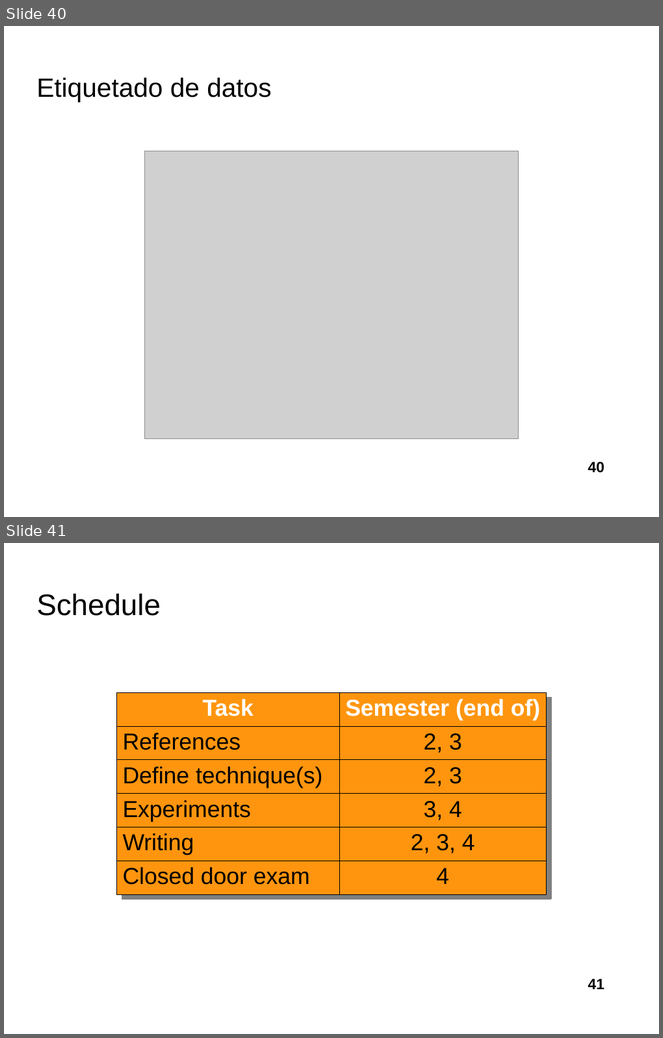
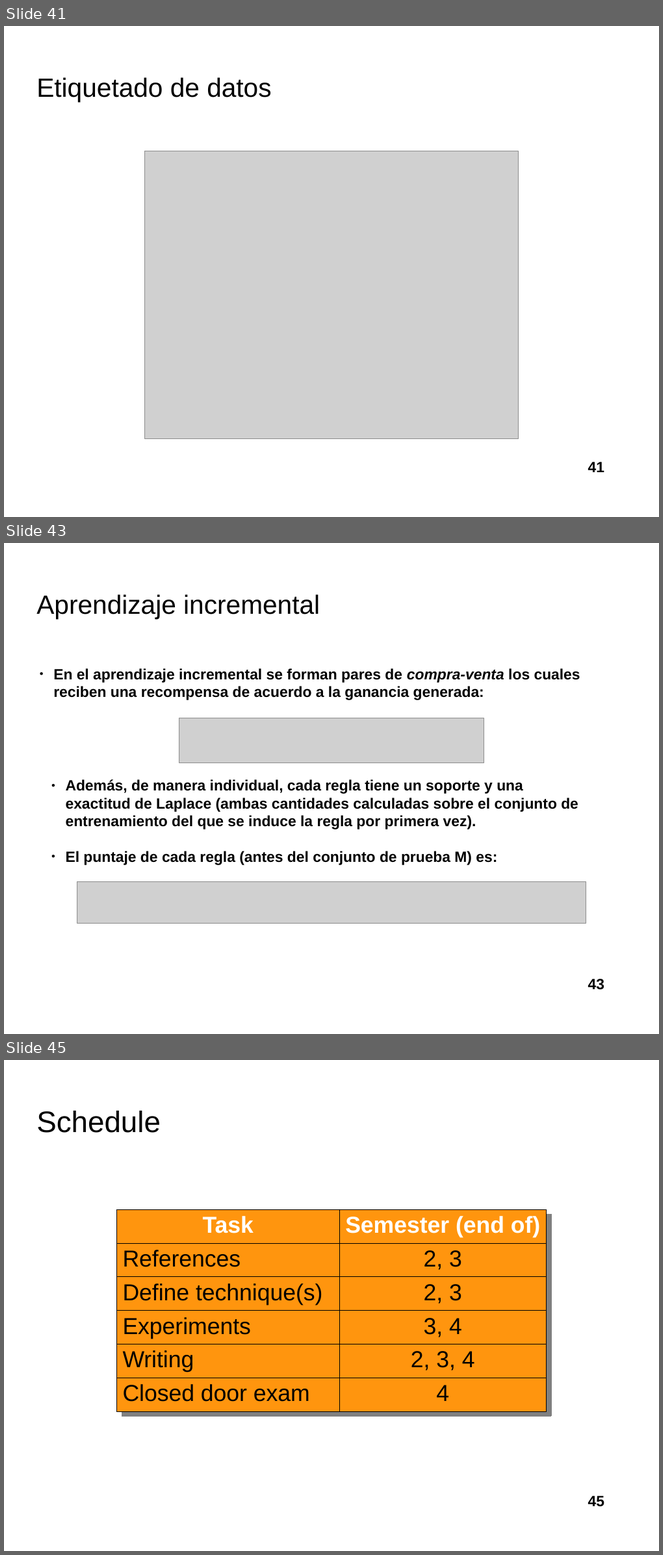
Before and after one commit to davidrmh/Thesis, a slide deck: presentaciones_finales/presentacion_seminario_B19.odp. Shown one above the other, each under a label of ours: slides 40 and 41 before the commit, slides 41, 43 and 45 after it; the slides between them are not shown. The pictures are 663x1038 and 663x1555 pixels, drawn with LibreOffice and Linux fonts; fonts in the diff are those of the drawing; grey boxes stand for pictures; background and template pictures are left out. Boxes give left, top, right and bottom in pixels: in the first picture for what was removed or moved away, otherwise in the second. Text is boxed around its words. In the diff, an @@ line names an element or a change of style, - is before the commit and + after.

Commit message:
Agrega sección de aprendizaje incremental

```diff
--- a/presentaciones_finales/presentacion_seminario_B19.odp
+++ b/presentaciones_finales/presentacion_seminario_B19.odp
@@ slide 43 added at [4,543,659,1034], background picture (left out) @@
@@ title added at [36,594,320,619], 32 pt, text #000000 @@
+Aprendizaje incremental
@@ text added at [53,668,581,700], 18 pt, text #000000, bold @@
+● En el aprendizaje incremental se forman pares de compra-venta los cuales reciben una recompensa de acuerdo a la ganancia generada:
@@ picture added at [180,719,484,763] @@
@@ text added at [66,780,579,865], 18 pt, text #000000, bold @@
+● Además, de manera individual, cada regla tiene un soporte y una exactitud de Laplace (ambas cantidades calculadas sobre el conjunto de entrenamiento del que se induce la regla por primera vez).
+● El puntaje de cada regla (antes del conjunto de prueba M) es:
@@ picture added at [77,882,586,923] @@
@@ page number added at [588,979,605,990], 18 pt, text #000000, bold @@
+43
@@ what was slide 40 is now slide 41 @@
@@ page number at [588,462,605,473]: text changed @@
-40
+41
@@ what was slide 41 is now slide 45 @@
@@ page number at [588,1496,605,1507]: text changed @@
-41
+45
```
Also in this commit, not shown: 3 other slides added.
